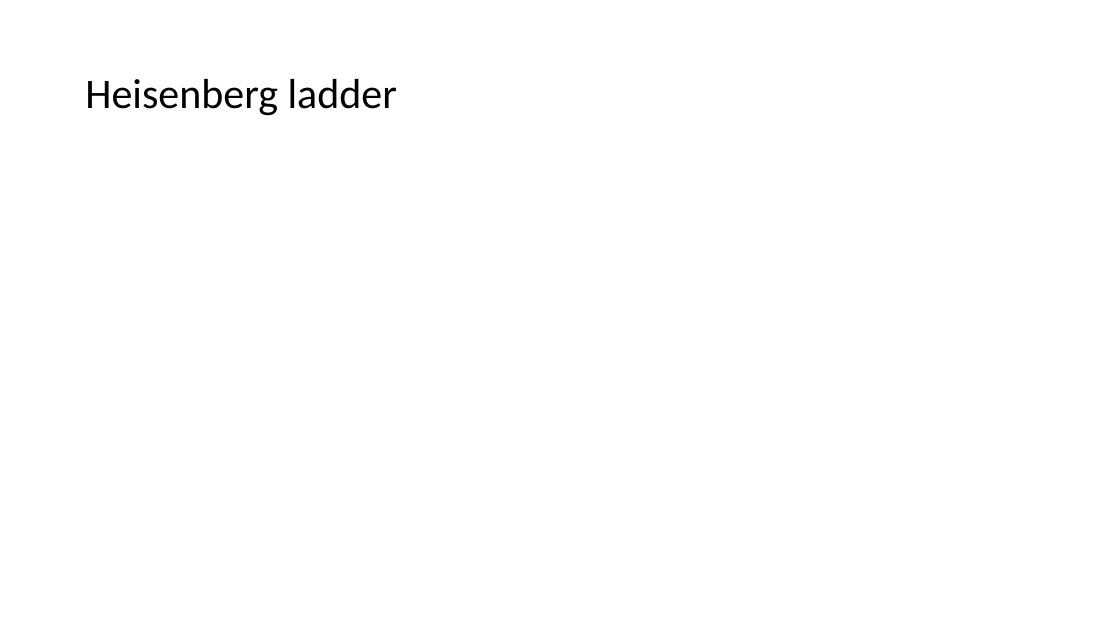
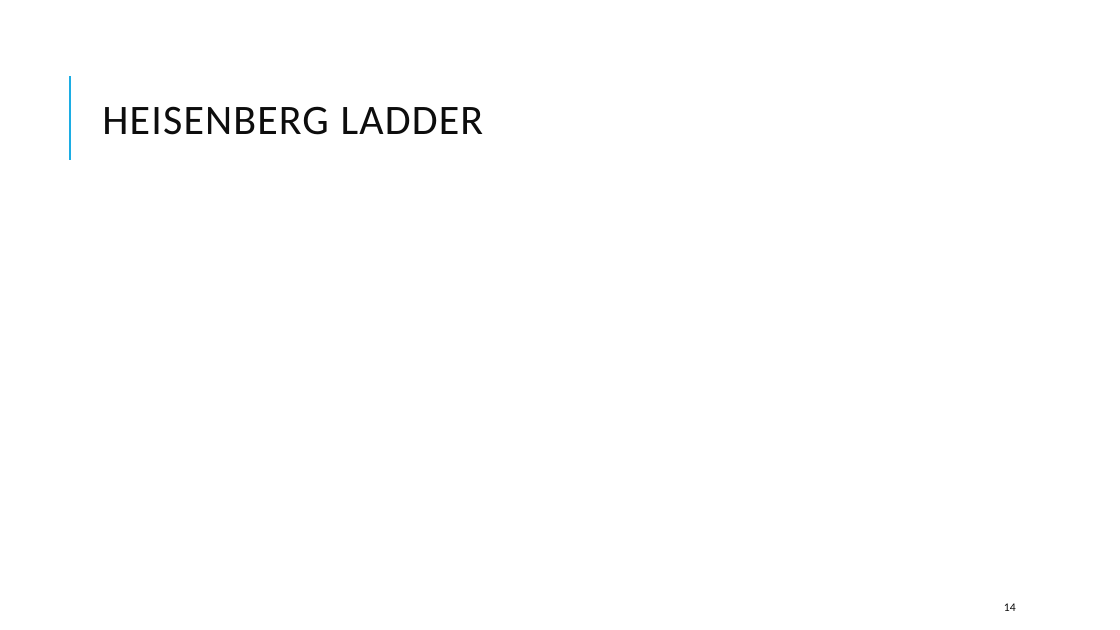
Before and after one commit to kwang0/KPZ-Project, a slide deck: slide 14 of EPiQS Presentation.pptx. Drawn at 1120x630 pixels with LibreOffice and Linux fonts; fonts in the diff are those of the drawing; grey boxes stand for pictures. Boxes give left, top, right and bottom in pixels: in the first picture for what was removed or moved away, otherwise in the second. Text is boxed around its words. In the diff, an @@ line names an element or a change of style, - is before the commit and + after.

```diff
--- a/EPiQS Presentation.pptx
+++ b/EPiQS Presentation.pptx
@@ line added from (70, 160) to (70, 76), #1CADE4 1.5 pt @@
@@ title at <box>102,106,484,135</box>: text changed; text colour #000000 to #0D0D0D @@
-Heisenberg ladder
+HEISENBERG LADDER
@@ page number added at <box>1004,603,1016,611</box>, 10 pt, text #0D0D0D @@
+14
```
Also in this commit, not shown: 18 other slides changed, 3 slides added, 1 slide removed, 12 other files.
